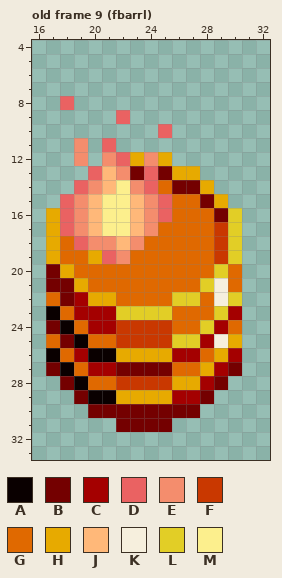
Pixel-art file, stored at public/assets/graphics/snek-threats-48.ase. The picture above is the old version.
48x48 pixels, 19 frames. Colours within 5 levels of each other are drawn and written as one. Shown: old frame 9 (fbarrl): x 16..32, y 4..33. The commit also changed other frames, which this record leaves out.
Visible layers, top first: "Layer 3", "colorburn" colour burn, "Layer 1", "warning" opacity 71%.
Palette (. is transparent): A #0a0000  B #740000  C #a40000  D #ea6262  E #f48d6d  F #c93800  G #e06900  H #e7aa00  J #ffb879  K #f6efdd  L #e2ce26  M #fcef8d
Pixels before, old frame 9 (fbarrl), first column x 17:
 8 .D............
 9 .....D........
10 ........D.....
11 ..E.D.........
12 ..E.EDHEH.....
13 ...DJEBDBHH...
14 ..DEJMEDGBBH..
15 .DEJMMJEDGGBH.
16 HDEJMMJEDGGGBL
17 HDEJMMJEGGGGFL
18 HGDEEJEGGGGGFL
19 HGGHDEGGGGGGFL
20 BHGGGGGGGGGGLG
21 BBHGGGGGGGGLKG
22 GBCHHGGGGLLGKL
23 AGCCCLLLLGGGLC
24 BAGCCFFFFGGLCG
25 GBAGGFFFFLLCKH
26 AGCAAHHHHCCGHC
27 BAGCCBBBBGGHCB
28 .BAGGFFFFHHCB.
29 ..BAAHHHHCCB..
30 ...BBBBBBBB...
31 .....BBBB.....
Once edited:
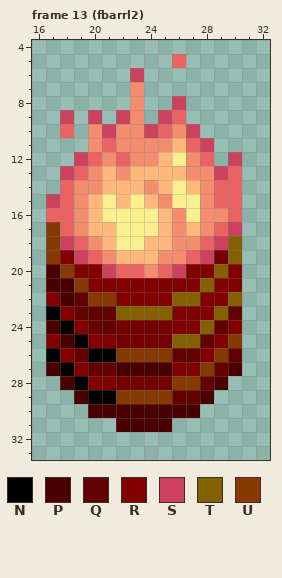
Colours new in this view: N #000000  P #4a0000  Q #630000  R #820000  S #cc425e  T #846000  U #863900
A new or re-ordered frame is compared with the old frame closest to it.
Changes in this commit:
layer "colorize" opacity 49% darken added
frames re-ordered
Changed rows in their new state; - is an unchanged pixel.
Frame 13 (fbarrl2) against old frame 9 (fbarrl), layers "Layer 3", "colorize":
first column x 17:
 5 ---------D----
 6 ------S-------
 7 ------E-------
 8 -.----E--S----
 9 -S-S-SE-SD----
10 -D-ESEES-ES---
11 --.E-EEEEJDS--
12 --SD--E-JMED-S
13 -SDE--JJJJEESD
14 -DE--JJEJMJEDD
15 S----JMJEMMEDD
16 D-----MMJEMEED
17 U---J-MMJEJEDS
18 US--JMMJJEEDST
19 URSDEJJJEEDSBT
20 PURRSDDEDSRRTR
21 PPURRRRRRRRTRR
22 RPQUURRRRTTRRT
23 NRQQQTTTTRRRTQ
24 PNRQQBBBBRRTQR
25 RPNRRBBBBTTQRU
26 NRQNNUUUUQQRUQ
27 PNRQQPPPPRRUQP
28 -PNRRBBBBUUQP-
29 --PNNUUUUQQP--
30 ---PPPPPPPP---
31 -----PPPP-----
Where, in picture pixels (left, top, right, bottom), the same in both pictures:
changed: (46, 54, 242, 432)
